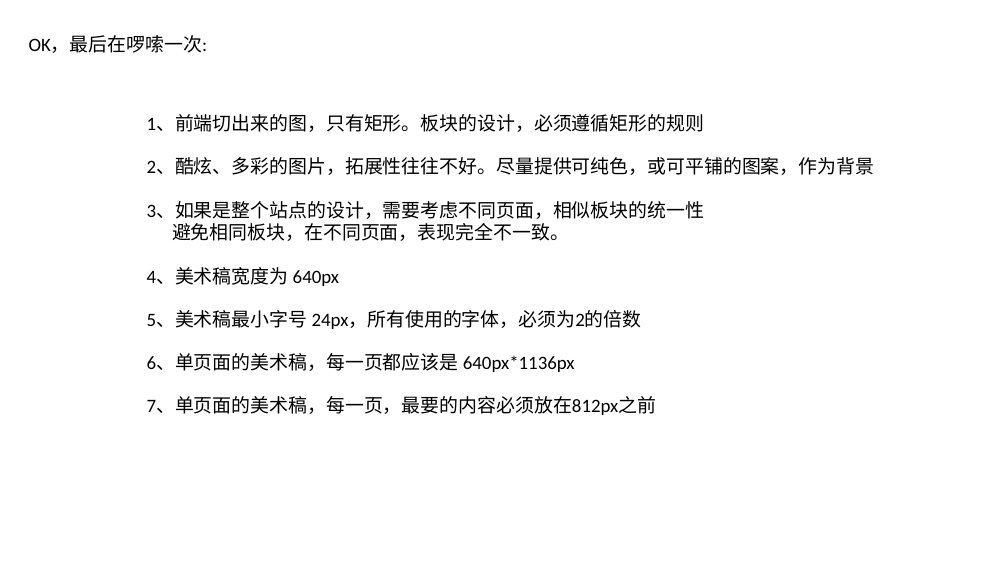
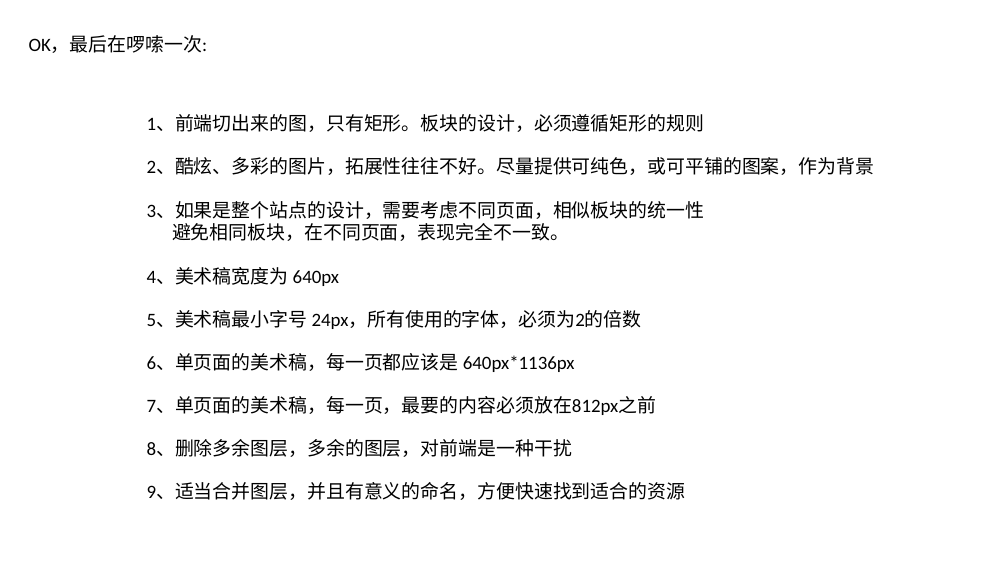
Before and after one commit to cash2one/wy, a slide deck: slide 19 of 移动端美术稿设计需求.pptx. Drawn at 1008x567 pixels with LibreOffice and Linux fonts; fonts in the diff are those of the drawing. Boxes give left, top, right and bottom in pixels: in the first picture for what was removed or moved away, otherwise in the second. Text is boxed around its words. In the diff, an @@ line names an element or a change of style, - is before the commit and + after.

```diff
--- a/移动端美术稿设计需求.pptx
+++ b/移动端美术稿设计需求.pptx
@@ text added at (x1=147, y1=439, x2=572, y2=457), 18 pt, text #000000 @@
+8、删除多余图层，多余的图层，对前端是一种干扰
@@ text added at (x1=147, y1=483, x2=686, y2=500), 18 pt, text #000000 @@
+9、适当合并图层，并且有意义的命名，方便快速找到适合的资源
```
